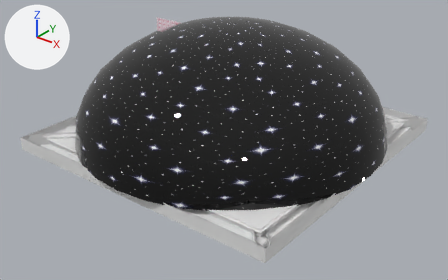
The FBX model Assets/Prefabs/Map/room_base/room_base.fbx: old version first, new version second.
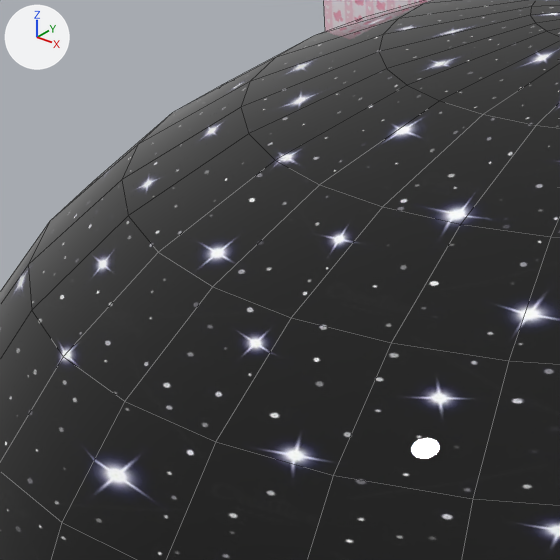
Old and new are each drawn whole from a 50 mm camera at (43.2, -55.4, 32.3) aimed at (1.1, -2.8, -0.3) and again close up on the part from 20% to 46% of the width and 9% to 49% of the height. The lights are fixed; the arrows at upper left show +X, +Y and +Z. The close-ups show mesh edges as thin lines. Where no turn or scale is listed for an object, it has been applied to the vertices.

In view in the first close-up: 'Sphere001', 'wall_base'.
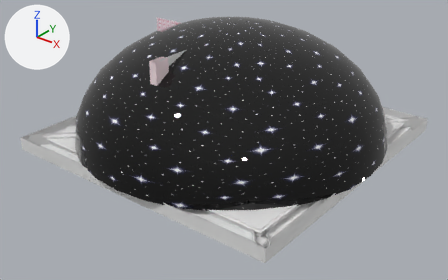
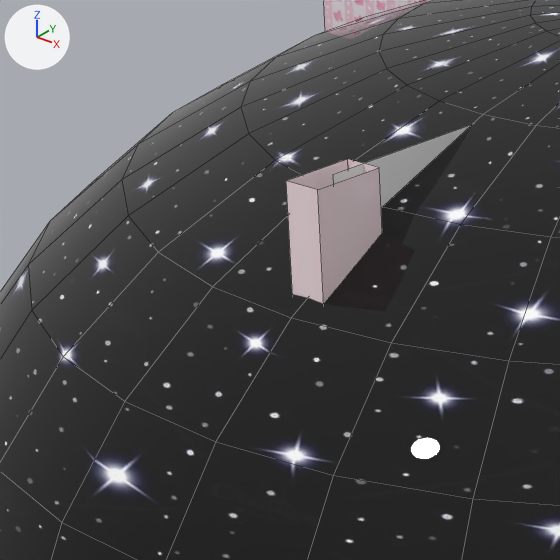
Edits to the scene script, one JSON object a line:
```json
{"op": "add", "block": "me_mesh_025", "code": ["me_mesh_025 = bpy.data.meshes.new('Mesh.025')", "me_mesh_025.from_pydata(...)  # 16 vertices, 8 faces; spans x -0.46..0.46, y -12.92..0.92, z 6.99..12.0", "me_mesh_025.materials.append(mat_material__24)  # picture img_gidung_png"]}
{"op": "add", "block": "me_mesh_028", "code": ["me_mesh_028 = bpy.data.meshes.new('Mesh.028')", "me_mesh_028.from_pydata([(0.0, 0.0, 9.42), (0.0, 0.0, 12.0), (0.0, -6.0, 11.72), (0.0, -12.0, 9.42), (0.0, -12.0, 12.0), (0.0, -6.0, 12.0)], [], [(0, 1, 5, 2), (5, 4, 3, 2)])"]}
{"op": "add", "block": "ob_upper_pillar", "code": ["ob_upper_pillar = bpy.data.objects.new('upper_pillar', me_mesh_025)", "ob_upper_pillar.location = (0.0, 0.0, 0.0)"]}
{"op": "add", "block": "ob_archwall", "code": ["ob_archwall = bpy.data.objects.new('archwall', me_mesh_028)", "ob_archwall.location = (0.0, 0.0, 0.0)"]}
```

Pixel boxes [x1, y1, x2, y2] of what changed, in the close-ups (560 x 560 px):
```json
{"object": "upper_pillar", "change": "added", "after": [286, 159, 382, 304]}
{"object": "archwall", "change": "added", "after": [333, 125, 471, 208]}
```
